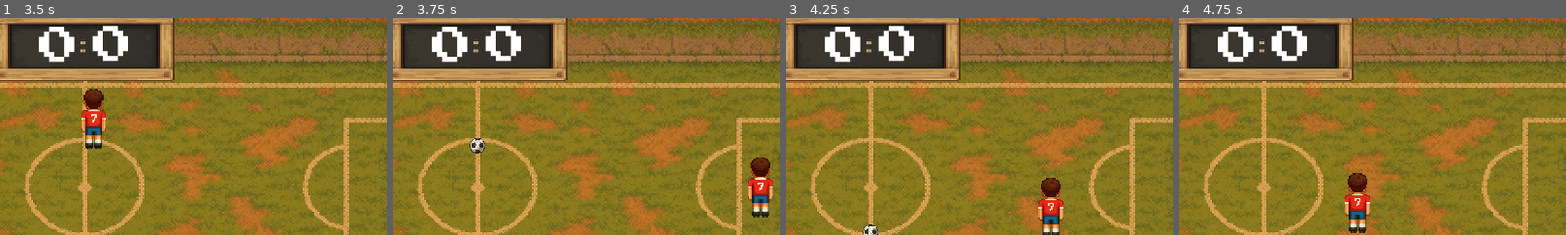
Above: before the commit, frames 1-4 (left to right).
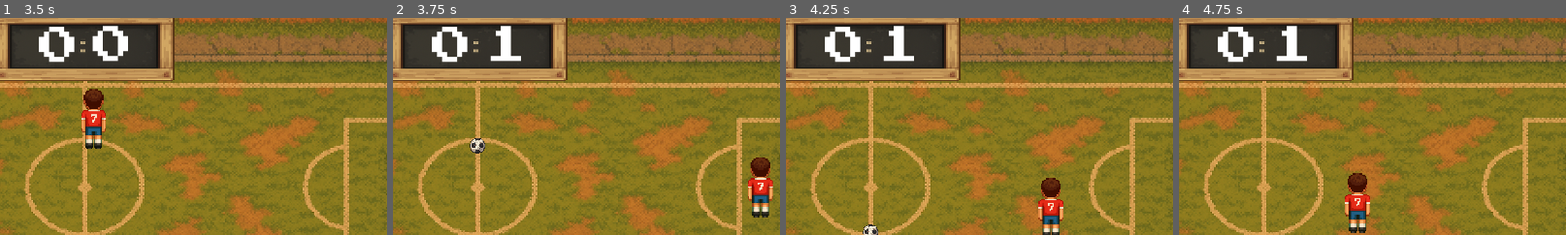
Above: after the commit, the same moments.

Repository: supervi5w4/footballpong
Game: Godot game, scene res://scenes/menu.tscn
The game is run twice, just before and just after one commit, with the same random seed, the same clock (stepped at 60 frames per second) and the same inputs.
Inputs:
- Up to frame 1 (3.5 s): click "Играть" at 0.5 s; hold Right (ui_right) 1.28-2.03 s; hold Down (ui_down) 2.03-2.78 s; hold Right (ui_right) from 2.78 s (still down)
- Up to frame 2 (3.75 s): release Right (ui_right) at 3.53 s; hold Up (ui_up) from 3.53 s (still down)
- Up to frame 3 (4.25 s): keep holding Up (ui_up)
- Up to frame 4 (4.75 s): release Up (ui_up) at 4.28 s; hold Left (ui_left) from 4.28 s (still down)
The pictures show only the part of the screen within x 35-85%, y 10-60%; the shares and areas given below are measured in that part.

Frame 1 is identical in both runs. In frame 2, 1.0% of the frame differs, in the area x 23-34%, y 3-21%; in frame 3, 1.0%; in frame 4, 1.0%.

Commit message:
Add files via upload

Diff:
--- a/scenes/game.gd
+++ b/scenes/game.gd
@@ -1,46 +1,45 @@
 # ------------------------------------------------------------
-#  game.gd – Главный скрипт игровой сцены (Game.tscn)
-#  Отвечает за логику раунда, управление мячом и обновление табло
-#  Требует:
-#    - Менеджер счета Score (score_manager.gd, Autoload как "Score")
-#    - Узлы UI/ScoreLeft и UI/ScoreRight (Label) для табло
+# game.gd — Главный скрипт игровой сцены (Game.tscn)
+# Отвечает за:
+#   - управление раундами
+#   - работу с мячом и ракетками
+#   - обновление табло (UI)
+# Требует:
+#   - Score (Autoload синглтон)
+#   - Label-узлы: UI/ScoreLeft и UI/ScoreRight
 # ------------------------------------------------------------
 
+extends Node2D
 class_name Game
-extends Node2D
 
+# --- Узлы сцены ---
 @onready var ball: RigidBody2D = $Ball
 @onready var player_paddle: CharacterBody2D = $PlayerPaddle
 @onready var ai_paddle: CharacterBody2D = $AiPaddle
+
 @onready var score_left_label: Label = $UI/ScoreLeft
 @onready var score_right_label: Label = $UI/ScoreRight
 
-
 func _ready() -> void:
-	if Engine.has_singleton("Score"):
-		var score: Object = Engine.get_singleton("Score")
-		if score.has_signal("score_changed"):
-			score.score_changed.connect(_update_scoreboard)
+	# Подключаемся к сигналу обновления счёта
+	Score.score_changed.connect(_update_scoreboard)
 	reset_round()
 
+# Обновление табло
+func _update_scoreboard(_left: int = 0, _right: int = 0) -> void:
+	if score_left_label and score_right_label:
+		score_left_label.text = str(Score.left)
+		score_right_label.text = str(Score.right)
 
-func _update_scoreboard(_left: int = 0, _right: int = 0) -> void:
-	if not Engine.has_singleton("Score"):
-		return
-	if not score_left_label or not score_right_label:
-		return
-	var score: Object = Engine.get_singleton("Score")
-	score_left_label.text = str(score.left)
-	score_right_label.text = str(score.right)
-
-
+# Сброс раунда: позиции мяча и ракеток
 func reset_round() -> void:
-	# Возвращаем мяч и ракетки на стартовые позиции
 	if ball:
 		ball.respawn()
+
 	if player_paddle and player_paddle.has_method("reset_position"):
 		player_paddle.reset_position()
+
 	if ai_paddle and ai_paddle.has_method("reset_position"):
 		ai_paddle.reset_position()
-	# Сбросить табло после раунда (по желанию)
+
 	_update_scoreboard()
